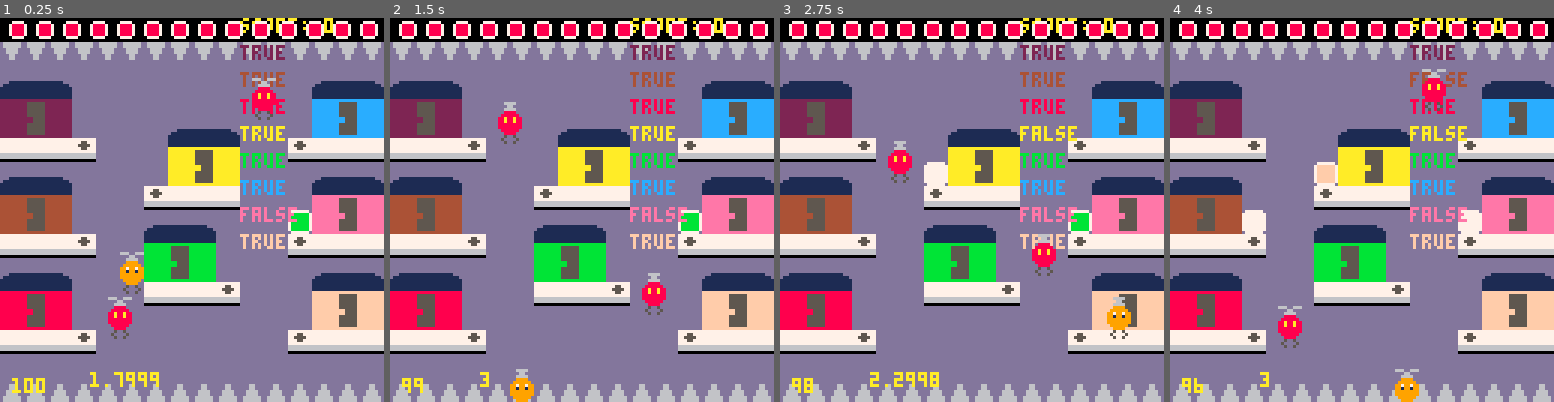
Above: before the commit, frames 1-4 (left to right).
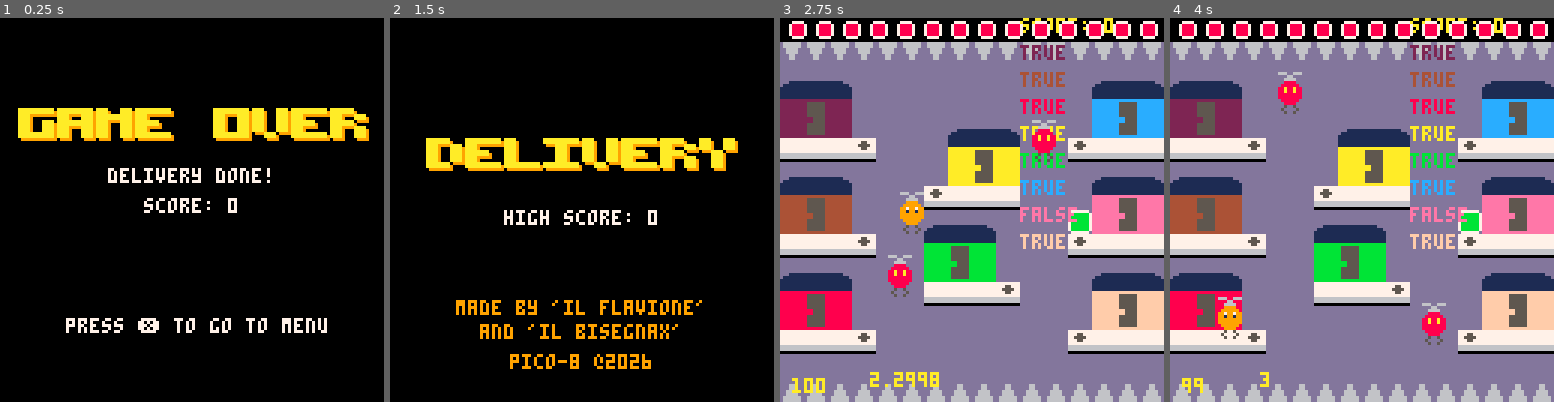
Above: after the commit, the same moments.

Repository: FlavioIero/Delivery
Game: PICO-8 cartridge atari.p8
Two runs of this game, one before a commit and one after it. Both use one fixed random seed, a clock stepped at 60 frames per second and the inputs below.
Inputs:
- Up to frame 1 (0.25 s): no input
- Up to frame 2 (1.5 s): tap X (X key) at 0.33, 1.07 s; tap O (Z key) at 0.7 s
- Up to frame 3 (2.75 s): hold Right 1.6-2.1 s; tap O (Z key) at 1.7, 2.1, 2.5 s; tap X (X key) at 1.85 s; hold Up 2.15-2.42 s; hold Right from 2.47 s (still down)
- Up to frame 4 (4 s): tap O (Z key) at 2.9, 3.3, 3.7 s; tap X (X key) at 2.97 s; release Right at 3.03 s; hold Left 3.08-3.58 s; hold Down 3.63-3.97 s

The runs differ from the first frame. In frame 1, 95% of the frame differs, in the area x 0-100%, y 0-100%; in frame 2, 95%; in frame 3, 3.2%; in frame 4, 3.8%.

Commit message:
game over text changing color

Diff:
--- a/atari.p8
+++ b/atari.p8
@@ -8,7 +8,7 @@
 title = 1 -- 1 or 2
 
 -- var
-state = game_states.game
+state = game_states.game_over
 gm = {}
 e = {}
 p = {}
@@ -21,7 +21,7 @@
 local game_start_frm = 0
 
 -- menu to game var
-local menu_to_game_dur = 50
+local menu_to_game_dur = 30
 local menu_to_game_frm = 0
 
 -- menu-var
@@ -39,7 +39,11 @@
 local show_go_to_menu = 20
 local not_show_go_to_menu = 20
 local game_over_frm = 0
-
+-- bisegnax game-over
+local go_cols = {10,1}
+local go_col_i = 1
+local go_frm = 0
+local go_col_dur = 30
 -- debug
 
 
@@ -130,6 +134,7 @@
 		sfx(10)
 	end
 	game_over_frm += 1
+	go_frm += 1
 end
 
 function draw_game()
@@ -202,10 +207,19 @@
  local x_testo = (128-larghezza_testo) / 2 -- coordinata x: 6
  local y_testo = 30
 
+ if go_frm <= go_col_dur then
+		go_col_i = 1
+	elseif go_frm <= go_col_dur*2 then
+		go_col_i = 2
+	else
+		go_frm = 0
+	end
+
  local stringa = "game_over"
 
- disegna_parola_solida_go(stringa,x_testo+1,y_testo+1,9)
- disegna_parola_solida_go(stringa,x_testo,y_testo,10)
+	disegna_parola_solida_go(stringa,x_testo+1,y_testo+1,9) -- bg
+	disegna_parola_solida_go(stringa,x_testo,y_testo,go_cols[go_col_i]) -- fg
+
 	-- end bisegnax
 
 	local s = "score: "..gm.score
@@ -256,7 +270,6 @@
  game_over_frm = 0
 
  -- menu to game var
- menu_to_game_dur = 30
  menu_to_game_frm = 0
 
 	-- bisegnax menu
@@ -270,7 +283,6 @@
   y = {1,0,1, 1,0,1, 0,1,0, 0,1,0, 0,1,0}
  }
 
-	t_cols = {10,1}
 	t_col_i = 1
 	t_frm = 0
 	t_col_dur = 30
@@ -287,6 +299,10 @@
   r = {1,1,0, 1,0,1, 1,1,0, 1,0,1, 1,0,1},
   ["_"] = {0,0,0, 0,0,0, 0,0,0, 0,0,0, 0,0,0}
 	}
+
+ go_col_i = 1
+ go_frm = 0
+ go_col_dur = 30
 end
 
 function start_music()
